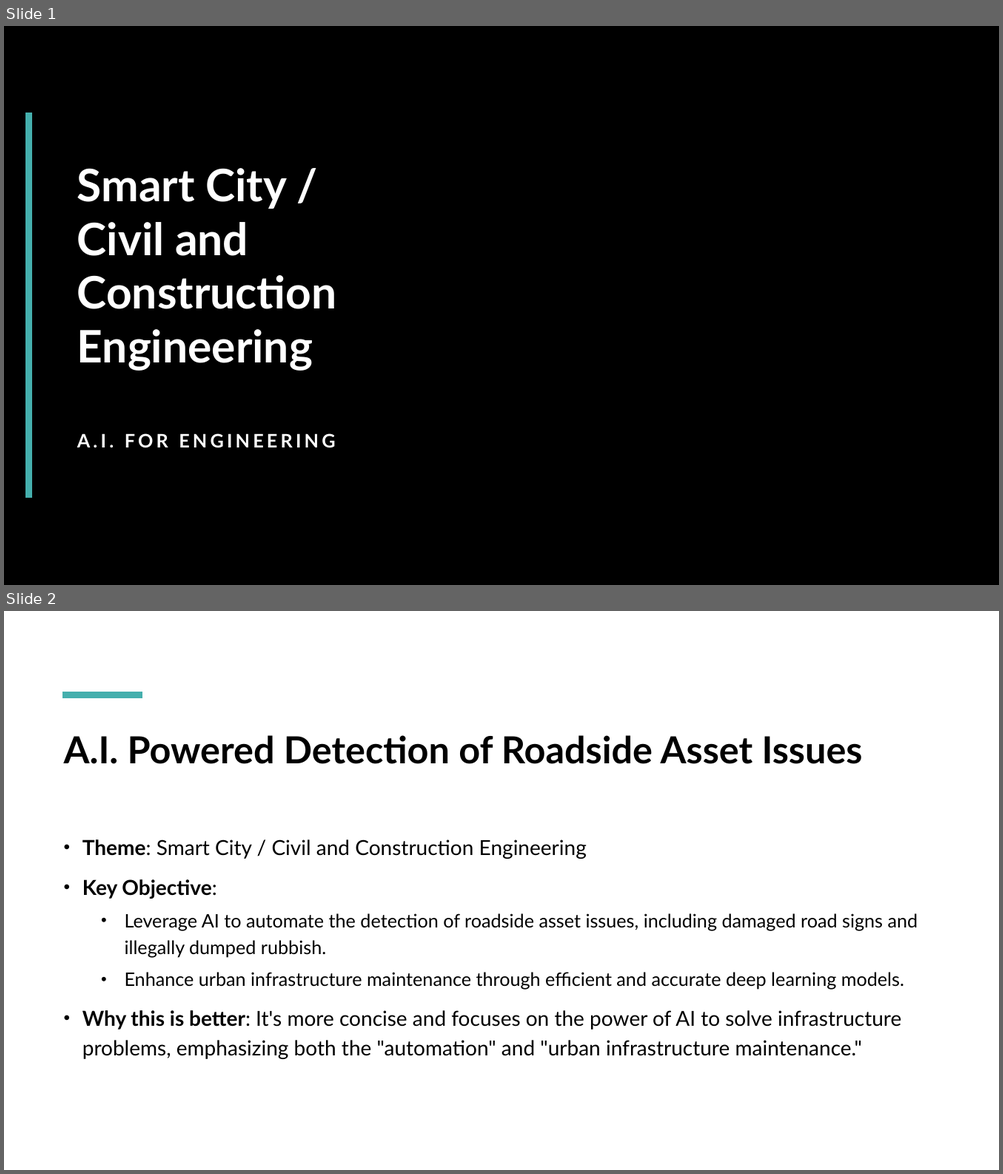
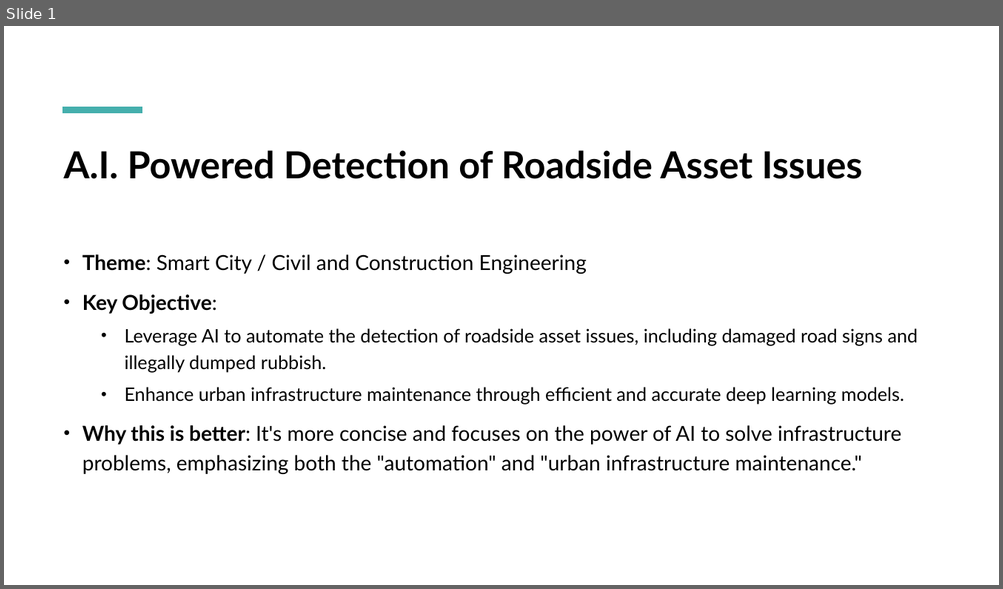
Before and after one commit to kinqsradio/COS40007-Artificial-Intelligence-for-Engineering, a slide deck: group_assignment/presentation/presentation.pptx. Shown one above the other, each under a label of ours: slides 1 and 2 before the commit, slide 1 after it. The pictures are 1003x1174 and 1003x589 pixels, drawn with LibreOffice and Linux fonts; fonts in the diff are those of the drawing; background and template pictures are left out. Boxes give left, top, right and bottom in pixels: in the first picture for what was removed or moved away, otherwise in the second. Text is boxed around its words. In the diff, an @@ line names an element or a change of style, - is before the commit and + after.

```diff
--- a/group_assignment/presentation/presentation.pptx
+++ b/group_assignment/presentation/presentation.pptx
@@ slide 1 removed at (4, 26, 999, 585), background picture (left out) @@
@@ rectangle removed at (28, 113, 410, 499) @@
@@ line removed from (28, 113) to (28, 498) @@
@@ title removed at (77, 168, 337, 371) @@
-Smart City / Civil and Construction Engineering
@@ subtitle removed at (77, 434, 335, 449) @@
-A.I. FOR ENGINEERING
@@ what was slide 2 is now slide 1 @@
```
Also in this commit, not shown: 1 slide changed.
